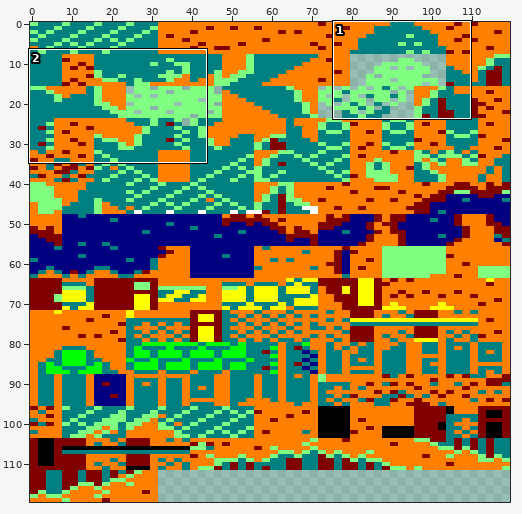
Sprite sheet, stored at public/assets/tileset.png. Above, an overview of the earlier version with the close-up marked.
Close-up. Before the edit:
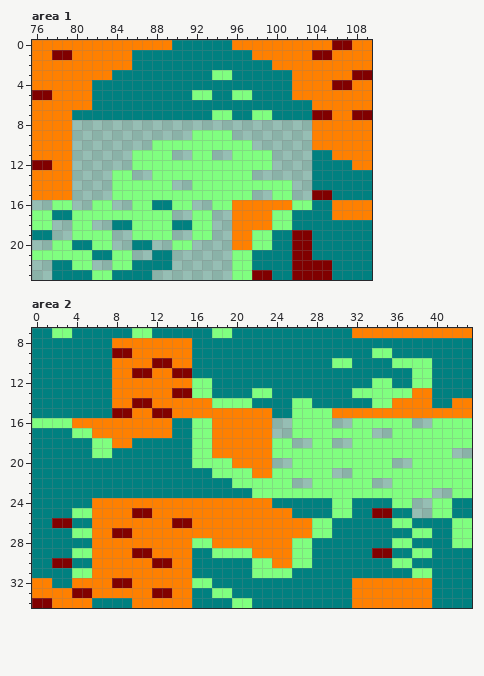
The file is 120x120 pixels. Shown: area 1: x 76..109, y 0..23; area 2: x 0..43, y 7..34.
Now the later version:
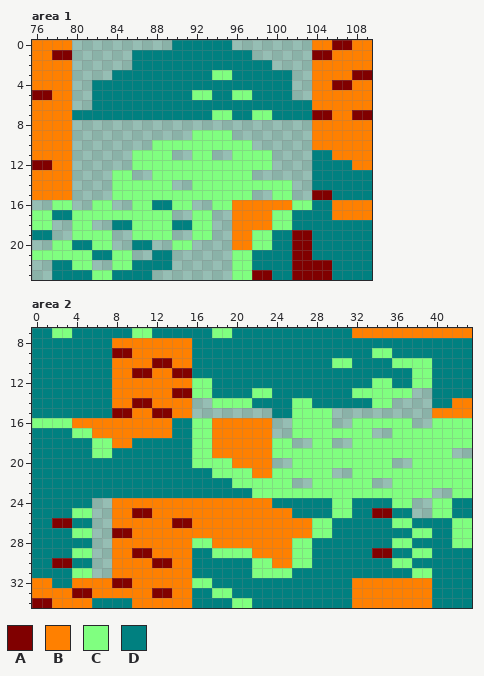
Palette (. is transparent): A #800000  B #ff8000  C #80ff80  D #008080
What changed:
{"where": "area 1"}
{"y":0,"x":80,"old":"BBBBBBBBBB","new":".........."}
{"y":0,"x":96,"old":"BBBBBBBB","new":"........"}
{"y":1,"x":80,"old":"BBBBBB","new":"......"}
{"y":1,"x":98,"old":"BBBBBB","new":"......"}
{"y":2,"x":80,"old":"BBBBBB","new":"......"}
{"y":2,"x":100,"old":"BBBB","new":"...."}
{"y":3,"x":80,"old":"BBBB","new":"...."}
{"y":3,"x":102,"old":"BB","new":".."}
{"y":4,"x":80,"old":"BB","new":".."}
{"y":4,"x":102,"old":"BB","new":".."}
{"y":5,"x":80,"old":"BB","new":".."}
{"y":5,"x":102,"old":"BB","new":".."}
{"y":6,"x":80,"old":"BB","new":".."}
{"where": "area 2"}
{"y":13,"x":38,"old":"BB","new":".."}
{"y":14,"x":16,"old":"BB","new":".."}
{"y":14,"x":36,"old":"BBBB","new":"...."}
{"y":15,"x":16,"old":"BBBBBBBB","new":"........"}
{"y":15,"x":30,"old":"BBBBBBBBBB","new":".........."}
{"y":24,"x":6,"old":"BB","new":".."}
{"y":25,"x":6,"old":"BB","new":".."}
{"y":26,"x":6,"old":"BB","new":".."}
{"y":27,"x":6,"old":"BB","new":".."}
{"y":28,"x":6,"old":"BB","new":".."}
{"y":29,"x":6,"old":"BB","new":".."}
{"y":30,"x":6,"old":"BB","new":".."}
{"y":31,"x":6,"old":"BB","new":".."}
